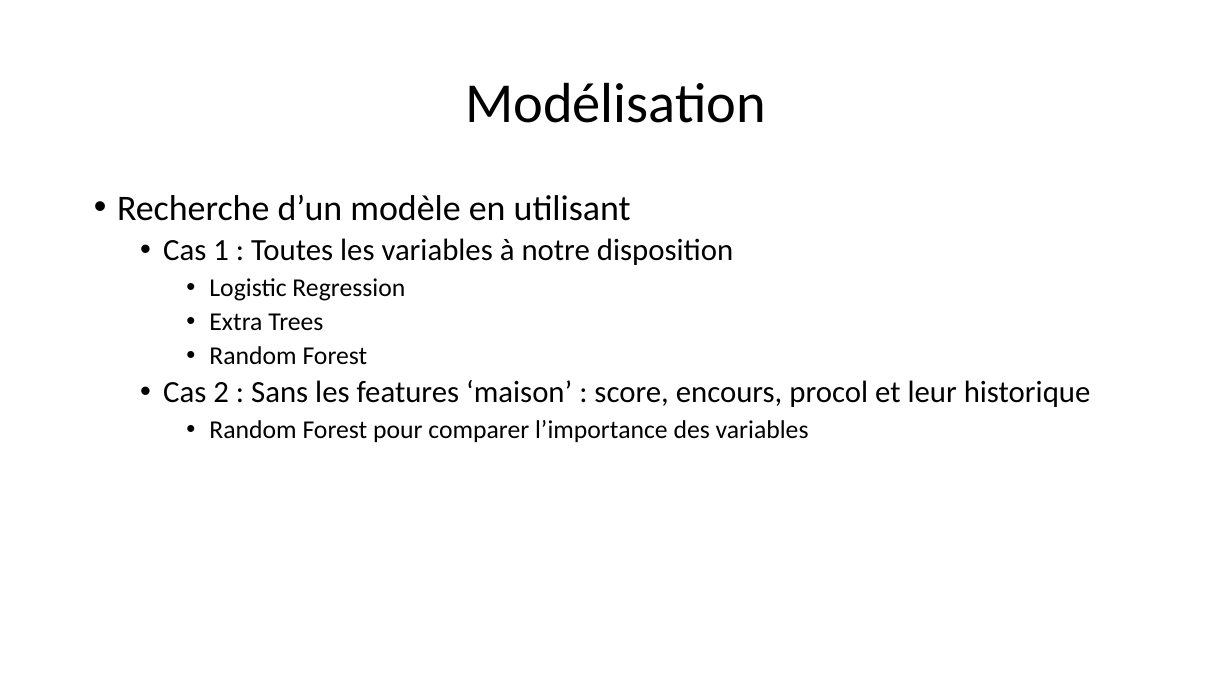
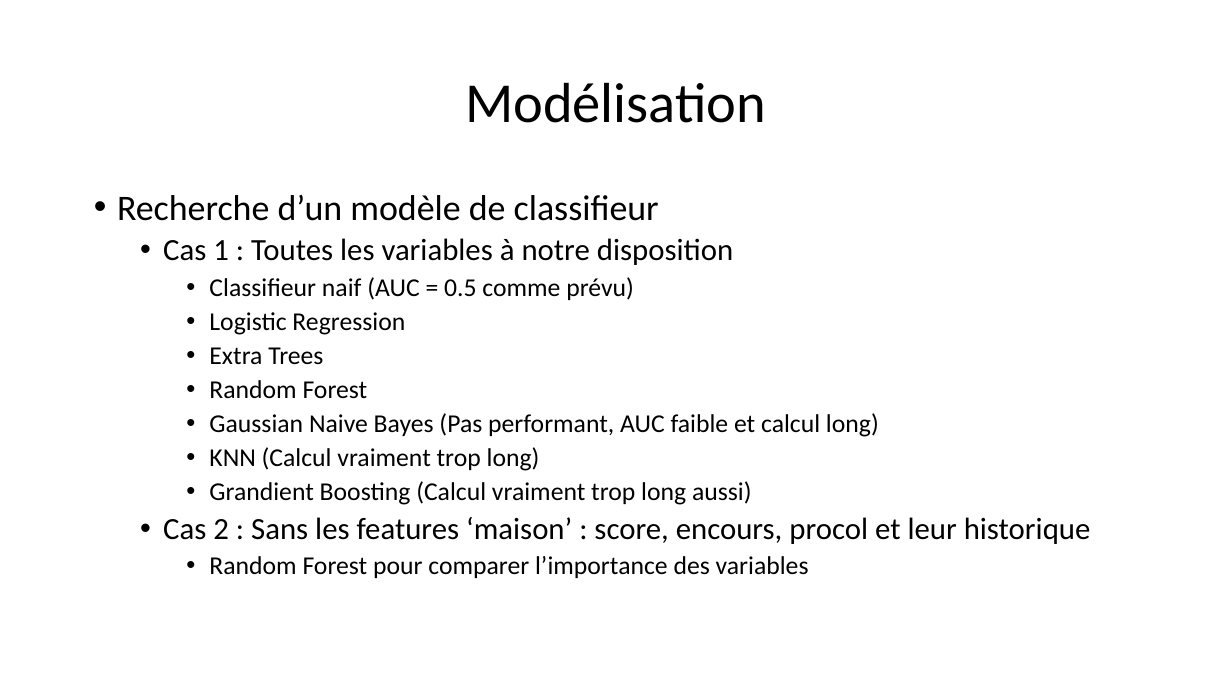
Before and after one commit to morganscao/Projet8, a slide deck: slide 20 of Rapport/P8 - Présentation.pptx (slide 17 before the commit). Drawn at 1232x693 pixels with LibreOffice and Linux fonts; fonts in the diff are those of the drawing. Boxes give left, top, right and bottom in pixels: in the first picture for what was removed or moved away, otherwise in the second. Text is boxed around its words. In the diff, an @@ line names an element or a change of style, - is before the commit and + after.

```diff
--- a/Rapport/P8 - Présentation.pptx
+++ b/Rapport/P8 - Présentation.pptx
@@ text at <box>117,194,659,221</box>: text changed @@
-• Recherche d’un modèle en utilisant
+• Recherche d’un modèle de classifieur
@@ text at <box>209,277,634,300</box>: paragraph added @@
+    • Classifieur naif (AUC = 0.5 comme prévu)
@@ text at <box>209,413,879,505</box>: paragraphs added @@
+    • Gaussian Naive Bayes (Pas performant, AUC faible et calcul long)
+    • KNN (Calcul vraiment trop long)
+    • Grandient Boosting (Calcul vraiment trop long aussi)
```
Also in this commit, not shown: 13 other slides changed, 5 slides added, 4 slides removed.
